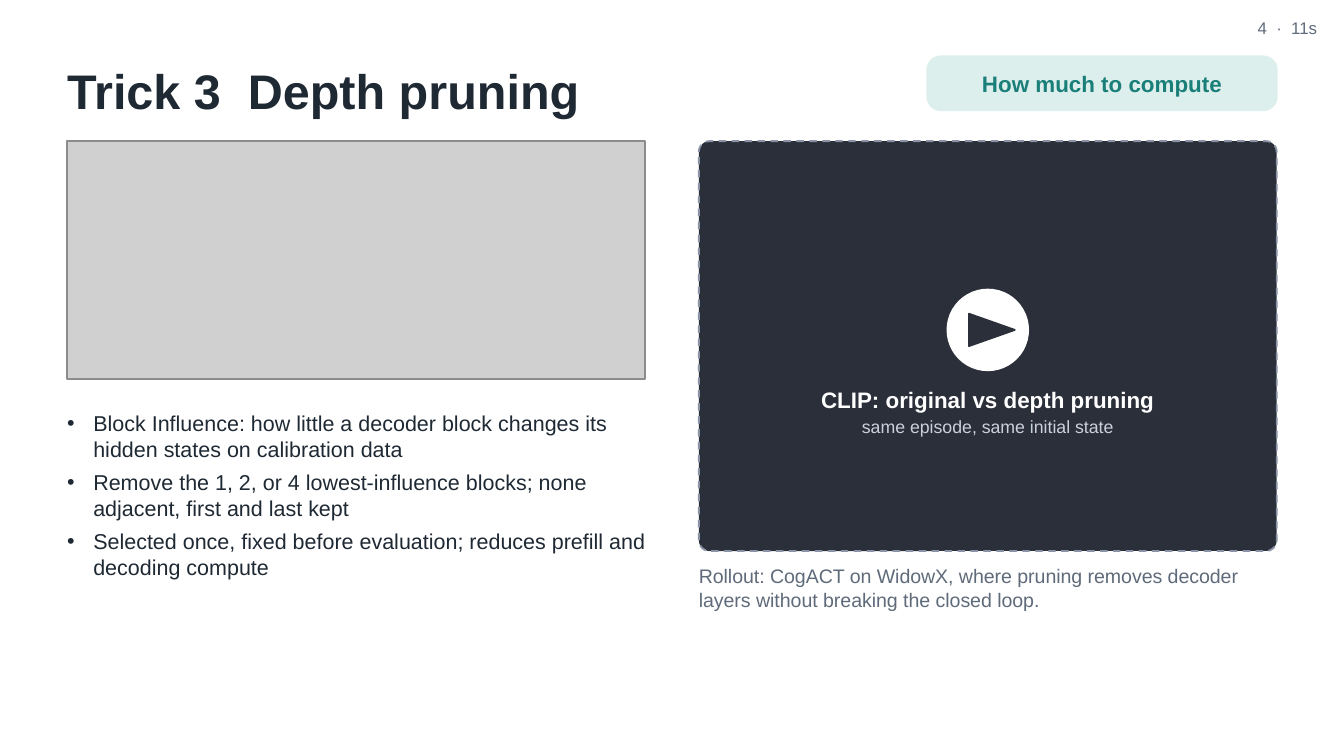
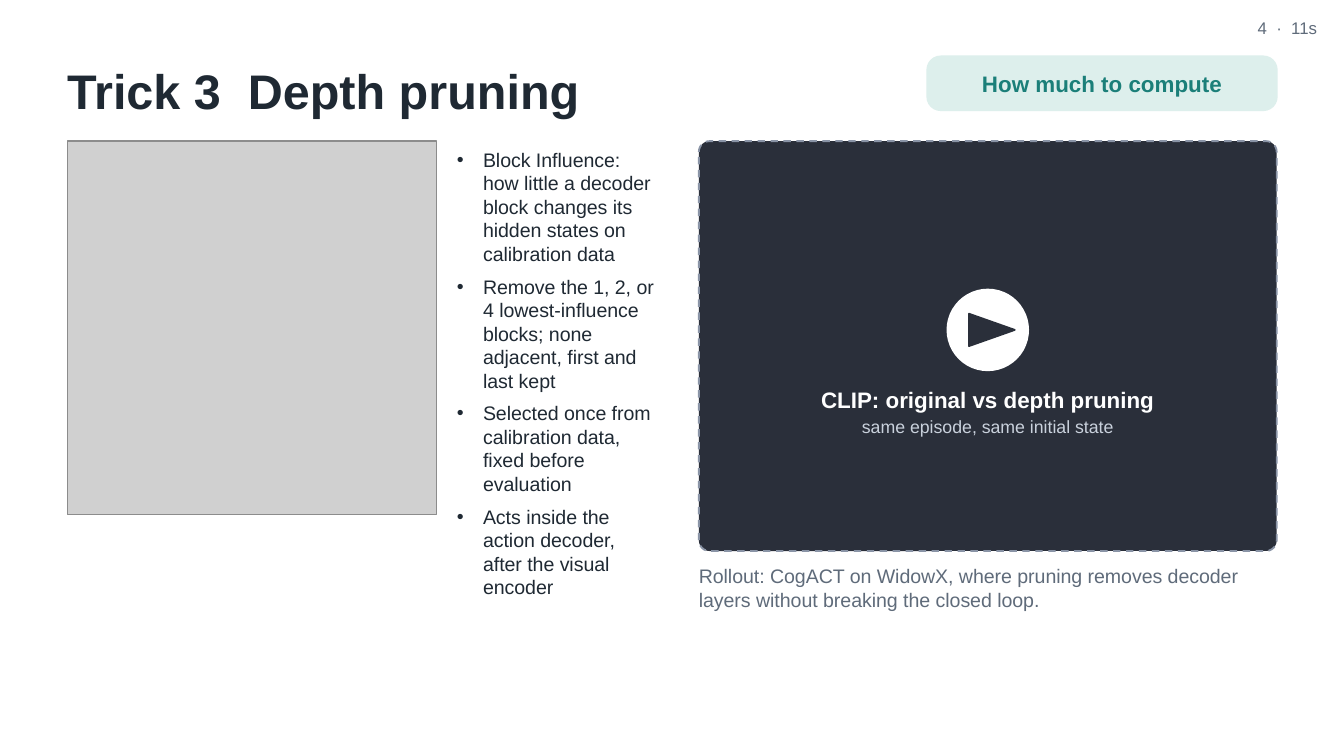
Before and after one commit to trillion-boy/BiVLA, a slide deck: slide 4 of experiments/paper/video/ICRA27_video_v2.pptx. Drawn at 1344x756 pixels with LibreOffice and Linux fonts; fonts in the diff are those of the drawing; grey boxes stand for pictures. Boxes give left, top, right and bottom in pixels: in the first picture for what was removed or moved away, otherwise in the second. Text is boxed around its words. In the diff, an @@ line names an element or a change of style, - is before the commit and + after.

```diff
--- a/experiments/paper/video/ICRA27_video_v2.pptx
+++ b/experiments/paper/video/ICRA27_video_v2.pptx
@@ picture: place and size @@
-picture at <box>67,141,645,379</box>
+picture at <box>67,141,437,515</box>
@@ text "Block Influence: how little a ...": place and size @@
-text "Block Influence: how little a ..." at <box>93,415,645,580</box>
+text "Block Influence: how little a ..." at <box>483,152,654,595</box>
@@ text at <box>483,152,654,392</box>: size 11.5 to 10.5 pt in "Block Influence: how little a decoder block ...", "Remove the 1, 2, or 4 lowest-influence ..."; more space between paragraphs @@
@@ text at <box>483,405,651,595</box>: text changed; size 11.5 to 10.5 pt @@
-• Selected once, fixed before evaluation; reduces prefill and decoding compute
+• Selected once from calibration data, fixed before evaluation
+• Acts inside the action decoder, after the visual encoder
```
Also in this commit, not shown: 5 other slides changed, 11 other files.
